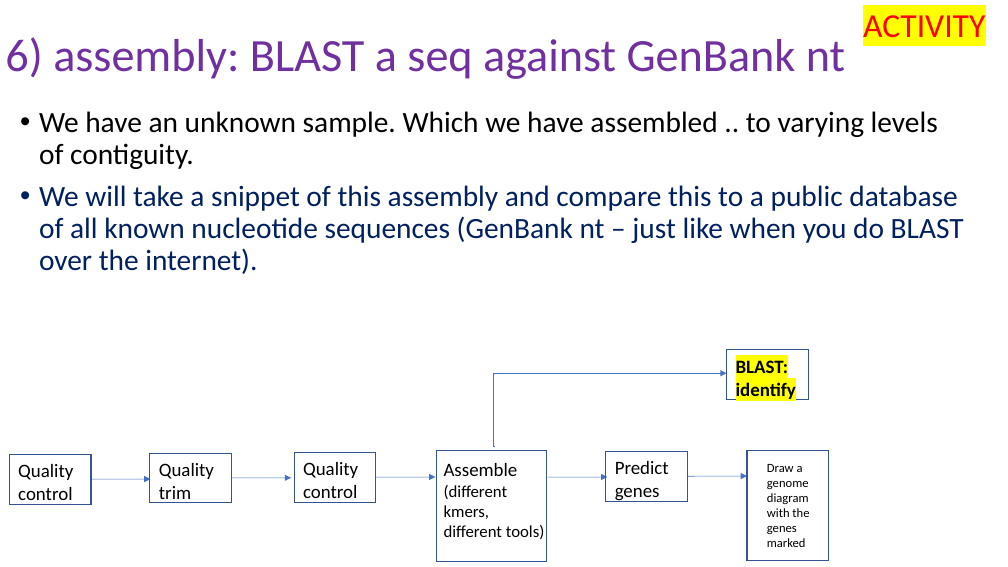
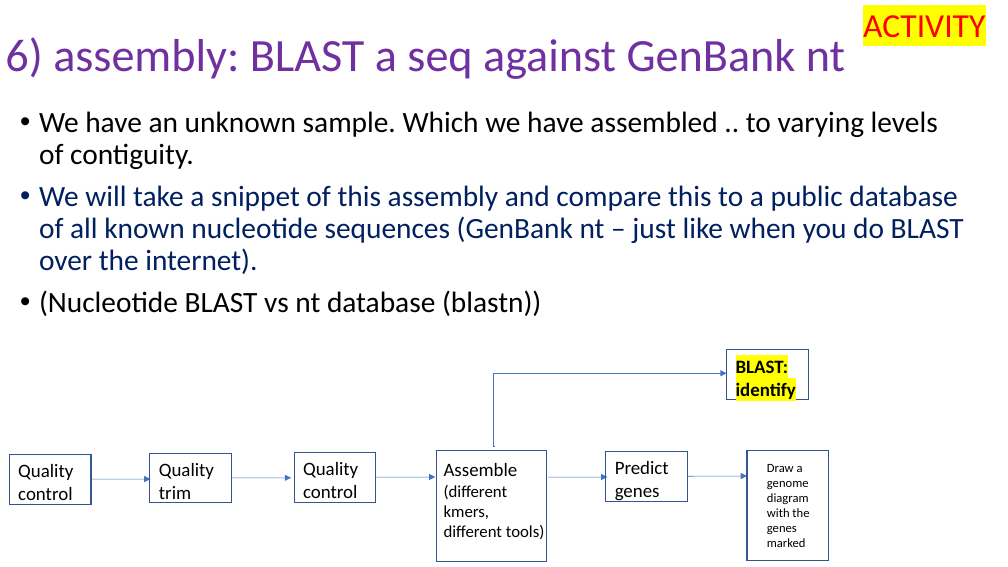
Before and after one commit to peterthorpe5/genome_assembly_workshop, a slide deck: slide 29 of powerpoint/6_assembly.pptx. Drawn at 1008x567 pixels with LibreOffice and Linux fonts; fonts in the diff are those of the drawing. Boxes give left, top, right and bottom in pixels: in the first picture for what was removed or moved away, otherwise in the second. Text is boxed around its words. In the diff, an @@ line names an element or a change of style, - is before the commit and + after.

Commit message:
updated blast info

```diff
--- a/powerpoint/6_assembly.pptx
+++ b/powerpoint/6_assembly.pptx
@@ text at [39, 290, 541, 316]: paragraph added @@
+• (Nucleotide BLAST vs nt database (blastn))
```
Also in this commit, not shown: 2 other slides changed, 1 slide added.
